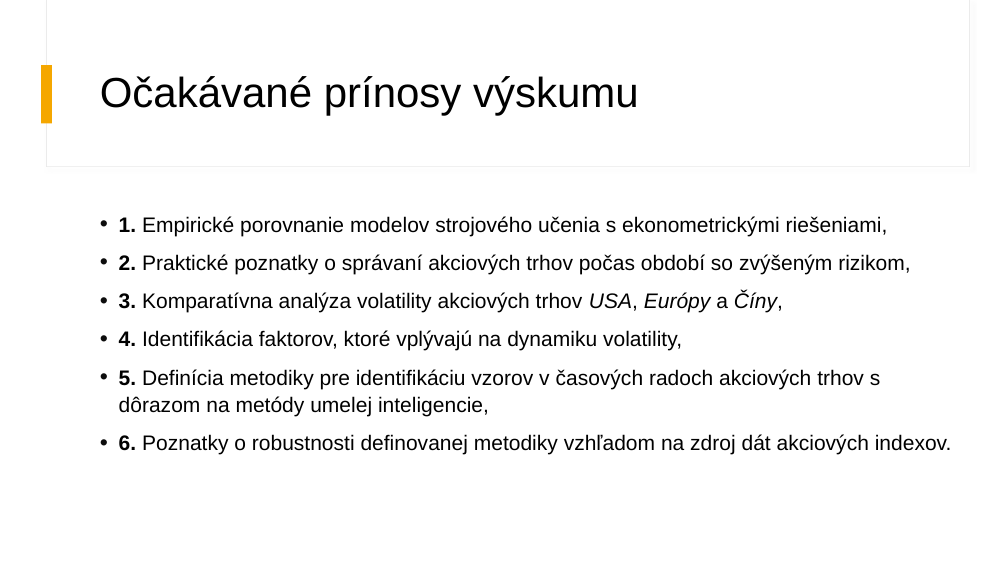
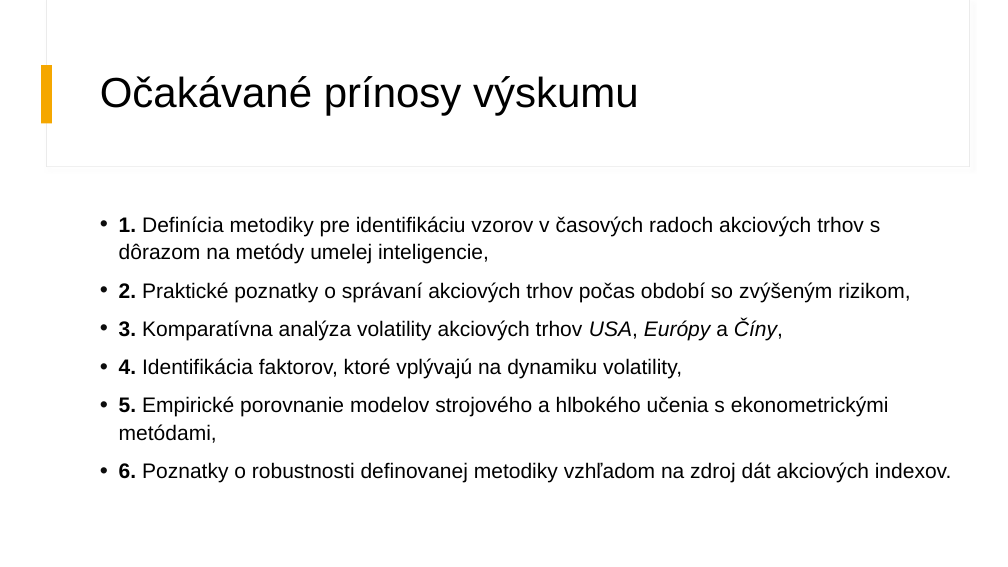
Before and after one commit to MatejLuzak/Identification-of-Patterns-of-Stock-Market-Volatility-in-the-USA-China-and-Europe-Using-AI-Methods, a slide deck: slide 3 of Identifikácia vzorov v časových radoch pre komparáciu volatility.pptx. Drawn at 1008x567 pixels with LibreOffice and Linux fonts; fonts in the diff are those of the drawing. Boxes give left, top, right and bottom in pixels: in the first picture for what was removed or moved away, otherwise in the second. Text is boxed around its words. In the diff, an @@ line names an element or a change of style, - is before the commit and + after.

```diff
--- a/Identifikácia vzorov v časových radoch pre komparáciu volatility.pptx
+++ b/Identifikácia vzorov v časových radoch pre komparáciu volatility.pptx
@@ text at (119,216,881,264): text changed @@
-• 1. Empirické porovnanie modelov strojového učenia s ekonometrickými riešeniami,
+• 1. Definícia metodiky pre identifikáciu vzorov v časových radoch akciových trhov s dôrazom na metódy umelej inteligencie,
@@ text at (119,396,889,443): text changed @@
-• 5. Definícia metodiky pre identifikáciu vzorov v časových radoch akciových trhov s dôrazom na metódy umelej inteligencie,
+• 5. Empirické porovnanie modelov strojového a hlbokého učenia s ekonometrickými metódami,
```
Also in this commit, not shown: 3 other slides changed.
